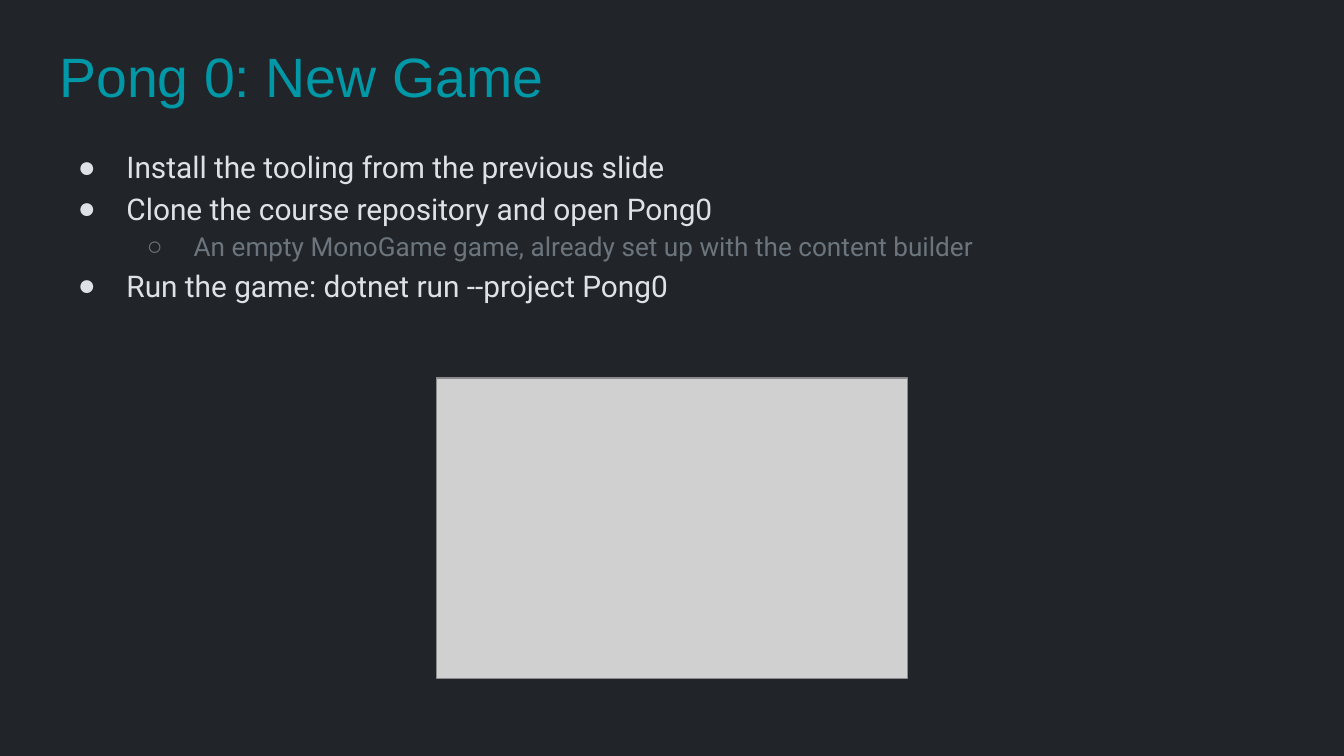
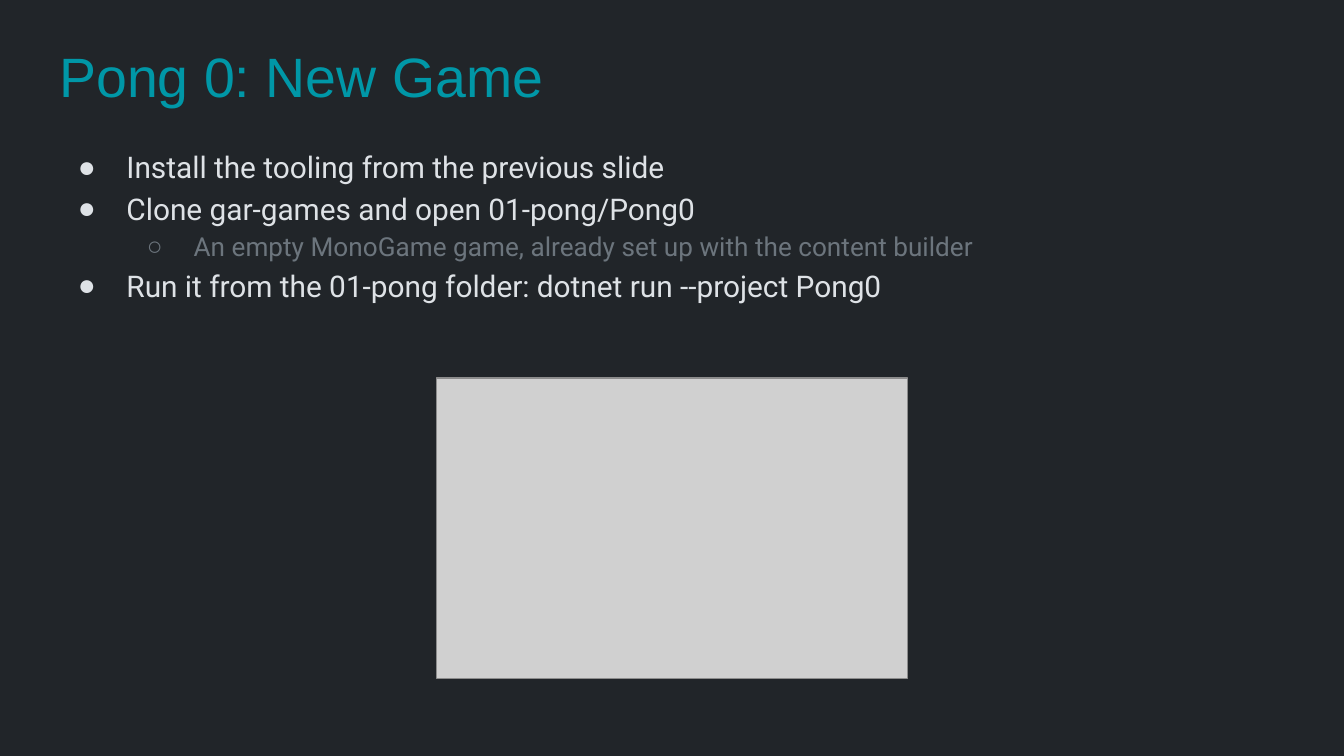
Before and after one commit to Metamate/gar, a slide deck: slide 18 of slides/01 Pong.pptx. Drawn at 1344x756 pixels with LibreOffice and Linux fonts; fonts in the diff are those of the drawing; grey boxes stand for pictures. Boxes give left, top, right and bottom in pixels: in the first picture for what was removed or moved away, otherwise in the second. Text is boxed around its words. In the diff, an @@ line names an element or a change of style, - is before the commit and + after.

```diff
--- a/slides/01 Pong.pptx
+++ b/slides/01 Pong.pptx
@@ text at bbox=[126, 197, 694, 226]: text changed @@
-● Clone the course repository and open Pong0
+● Clone gar-games and open 01-pong/Pong0
@@ text at bbox=[126, 274, 882, 304]: text changed @@
-● Run the game: dotnet run --project Pong0
+● Run it from the 01-pong folder: dotnet run --project Pong0
```
Also in this commit, not shown: 2 other slides changed, 17 other files.
